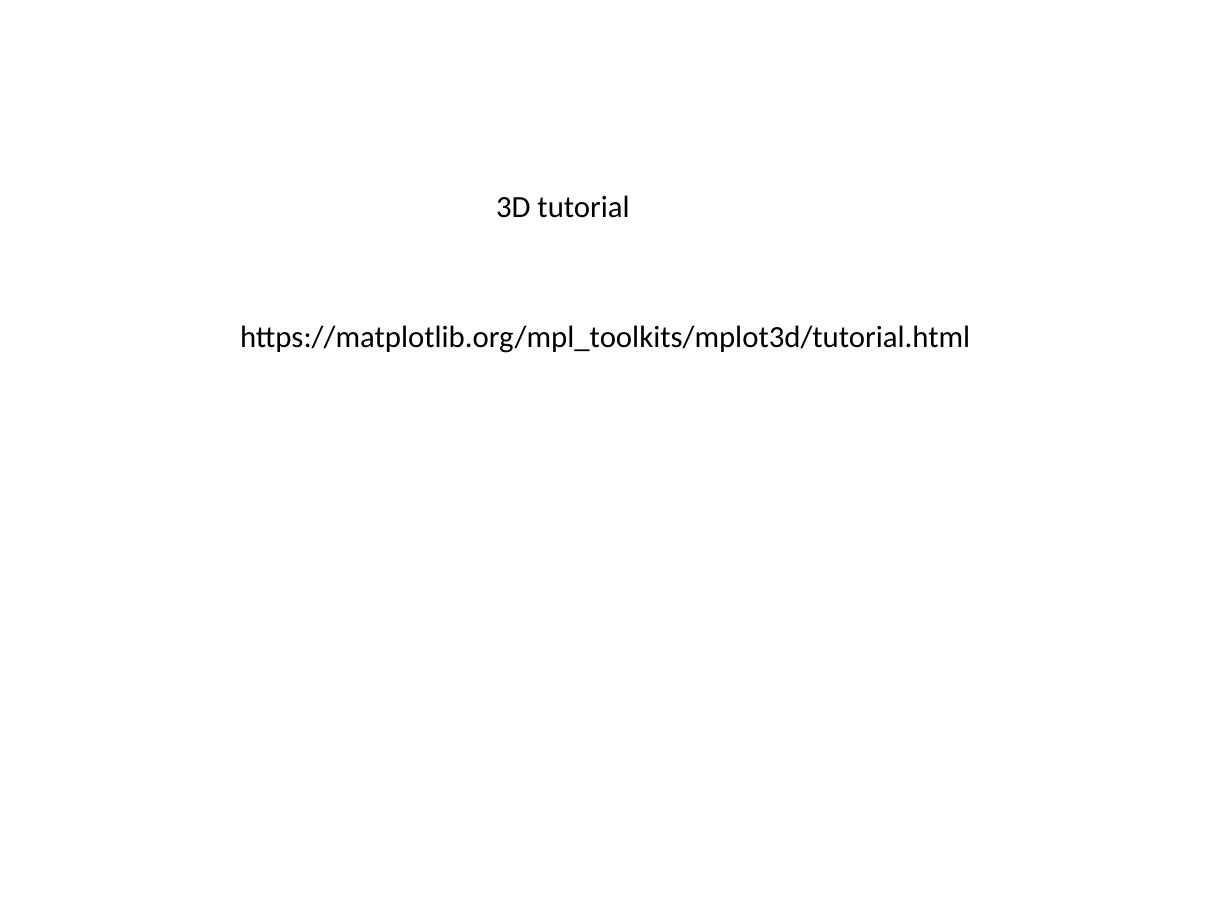
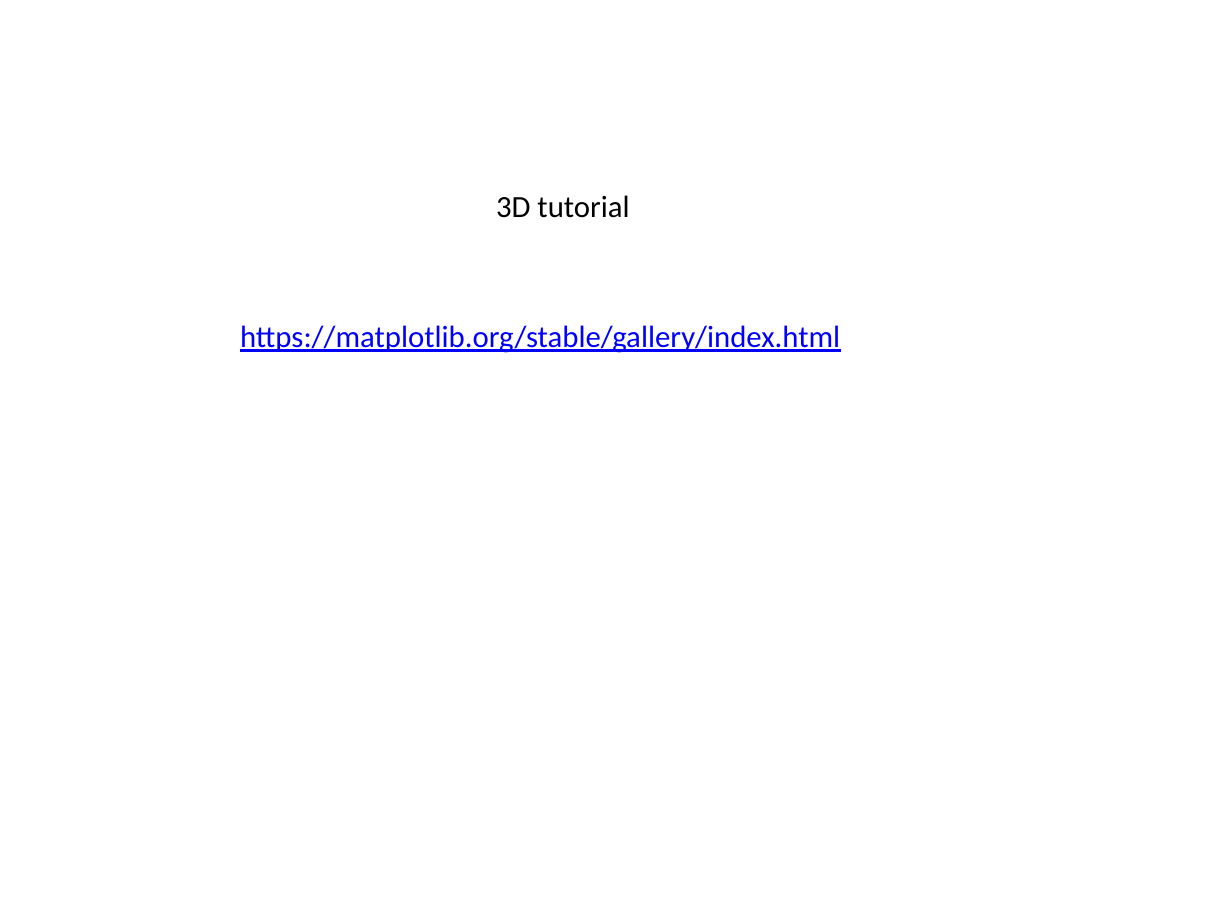
Before and after one commit to a-vodka/dv, a slide deck: slide 26 of dv-lec2-matplotlib.pptx (slide 25 before the commit). Drawn at 1232x924 pixels with LibreOffice and Linux fonts; fonts in the diff are those of the drawing; background and template pictures are left out. Boxes give left, top, right and bottom in pixels: in the first picture for what was removed or moved away, otherwise in the second. Text is boxed around its words. In the diff, an @@ line names an element or a change of style, - is before the commit and + after.

```diff
--- a/dv-lec2-matplotlib.pptx
+++ b/dv-lec2-matplotlib.pptx
@@ text at box(240, 325, 840, 353): text changed; text colour #000000 to #0000FF @@
-https://matplotlib.org/mpl_toolkits/mplot3d/tutorial.html
+https://matplotlib.org/stable/gallery/index.html
```
Also in this commit, not shown: 3 other slides changed, 1 slide added, 9 other files.
